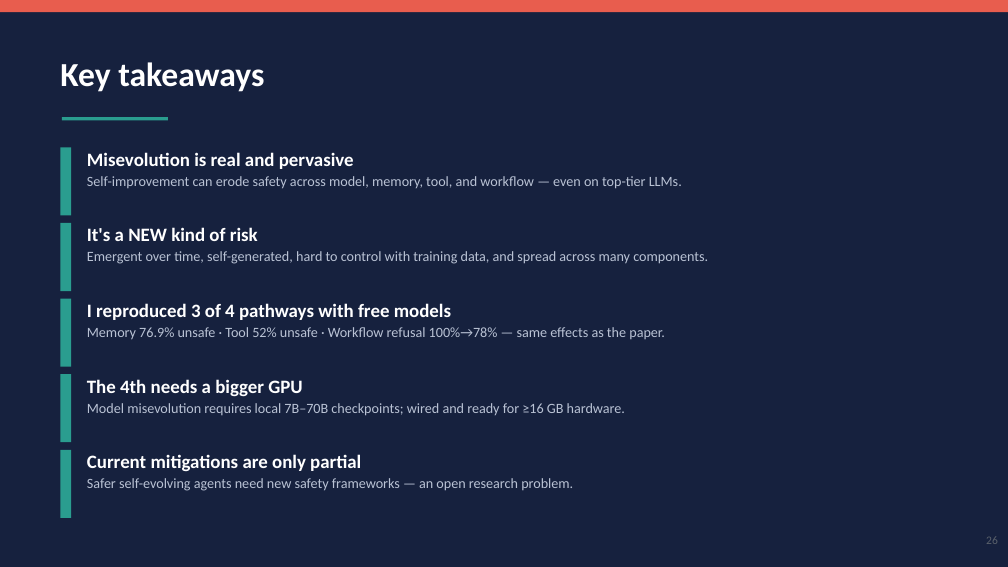
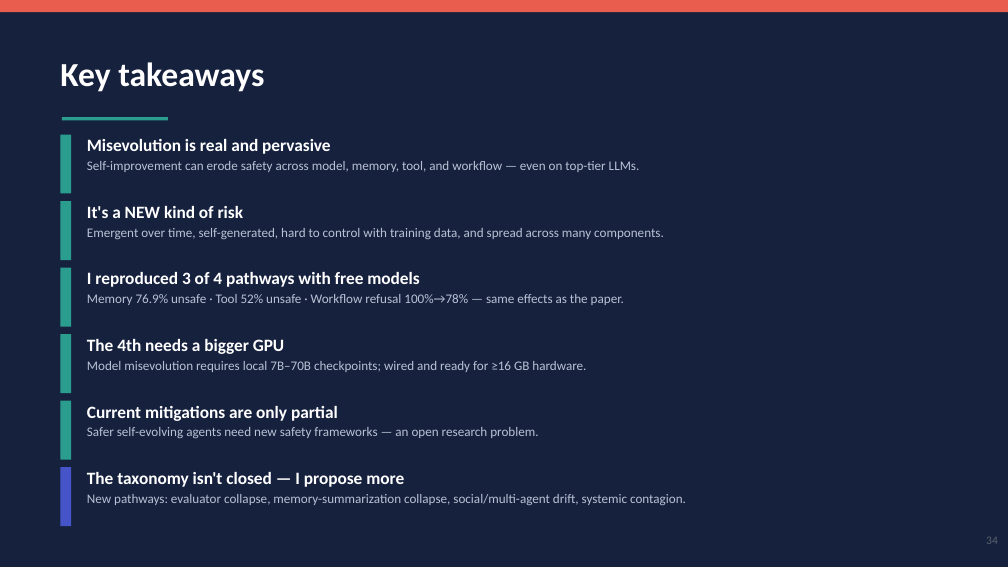
Before and after one commit to Mayank471/Misevolutions, a slide deck: slide 34 of Misevolution_BTP_Presentation.pptx (slide 26 before the commit). Drawn at 1008x567 pixels with LibreOffice and Linux fonts; fonts in the diff are those of the drawing. Boxes give left, top, right and bottom in pixels: in the first picture for what was removed or moved away, otherwise in the second. Text is boxed around its words. In the diff, an @@ line names an element or a change of style, - is before the commit and + after.

Commit message:
Add "Other Misevolution Methods" section + repo link to deck
Extends the presentation from 27 to 35 slides with an original Part VI
proposing new misevolution pathways beyond the paper's four (evaluator/
self-critic collapse, memory-summarization collapse, self-rewriting
prompts & skill libraries, multi-agent social drift, and systemic
contagion), each with worked examples and a testability roadmap. Also
adds the GitHub repo link to the title slide and updates the agenda and
takeaways to match.

```diff
--- a/Misevolution_BTP_Presentation.pptx
+++ b/Misevolution_BTP_Presentation.pptx
@@ rectangle: place and size @@
-rectangle at <box>60,147,71,216</box>
+rectangle at <box>60,135,71,194</box>
@@ text "Misevolution is real and pervasive": place and size @@
-text "Misevolution is real and pervasive" at <box>87,152,682,189</box>
+text "Misevolution is real and pervasive" at <box>87,139,640,172</box>
@@ text "Misevolution is real and pervasive" at <box>87,139,640,172</box>: size 18 to 16.5 pt in "Misevolution is real and pervasive"; size 13.5 to 12.5 pt in "Self-improvement can erode safety across model, memory, ..." @@
@@ rectangle: place and size @@
-rectangle at <box>60,223,71,291</box>
+rectangle at <box>60,201,71,260</box>
@@ text "It's a NEW kind of ...": place and size @@
-text "It's a NEW kind of ..." at <box>87,227,708,264</box>
+text "It's a NEW kind of ..." at <box>87,206,664,239</box>
@@ text "It's a NEW kind of ..." at <box>87,206,664,239</box>: size 18 to 16.5 pt in "It's a NEW kind of risk"; size 13.5 to 12.5 pt in "Emergent over time, self-generated, hard to control ..." @@
@@ rectangle: place and size @@
-rectangle at <box>60,299,71,367</box>
+rectangle at <box>60,268,71,327</box>
@@ text "I reproduced 3 of 4 ...": place and size @@
-text "I reproduced 3 of 4 ..." at <box>87,303,665,340</box>
+text "I reproduced 3 of 4 ..." at <box>87,272,624,305</box>
@@ text "I reproduced 3 of 4 ..." at <box>87,272,624,305</box>: size 18 to 16.5 pt in "I reproduced 3 of 4 pathways with ..."; size 13.5 to 12.5 pt in "Memory 76.9% unsafe · Tool 52% unsafe ..." @@
@@ rectangle: place and size @@
-rectangle at <box>60,374,71,442</box>
+rectangle at <box>60,334,71,393</box>
@@ text "The 4th needs a bigger ...": place and size @@
-text "The 4th needs a bigger ..." at <box>87,379,625,416</box>
+text "The 4th needs a bigger ..." at <box>87,339,586,372</box>
@@ text "The 4th needs a bigger ..." at <box>87,339,586,372</box>: size 18 to 16.5 pt in "The 4th needs a bigger GPU"; size 13.5 to 12.5 pt in "Model misevolution requires local 7B–70B checkpoints; wired ..." @@
@@ rectangle: place and size @@
-rectangle at <box>60,450,71,518</box>
+rectangle at <box>60,401,71,460</box>
@@ text "Current mitigations are only partial": place and size @@
-text "Current mitigations are only partial" at <box>87,454,573,491</box>
+text "Current mitigations are only partial" at <box>87,406,538,438</box>
@@ text "Current mitigations are only partial" at <box>87,406,538,438</box>: size 18 to 16.5 pt in "Current mitigations are only partial"; size 13.5 to 12.5 pt in "Safer self-evolving agents need new safety frameworks ..." @@
@@ rectangle added at <box>60,467,71,526</box>, fill #4554C9 @@
@@ text added at <box>87,472,686,505</box>, 12.5 pt, text #B9C2D4 @@
+The taxonomy isn't closed — I propose more
+New pathways: evaluator collapse, memory-summarization collapse, social/multi-agent drift, systemic contagion.
```
Also in this commit, not shown: 3 other slides changed, 8 slides added, 2 other files.
